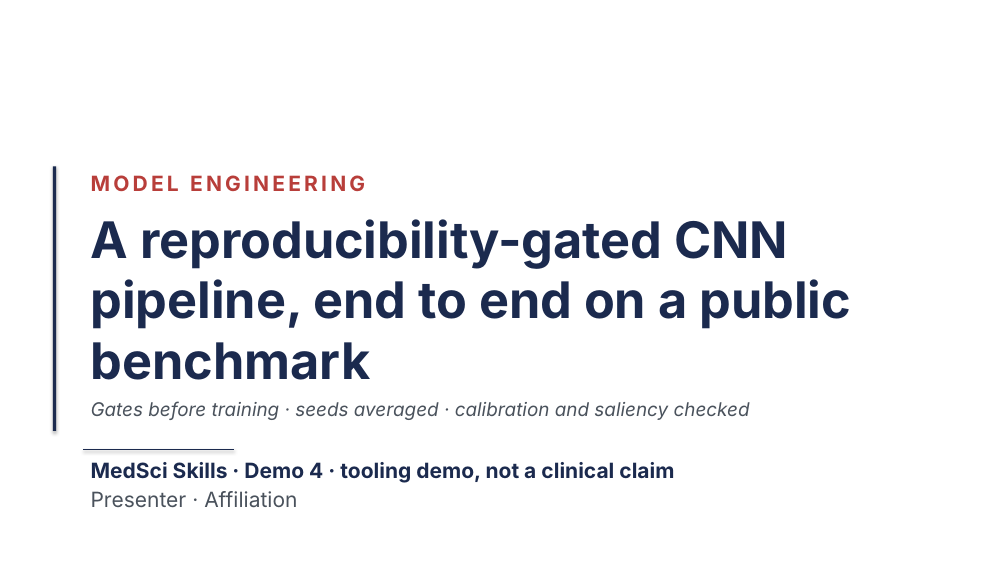
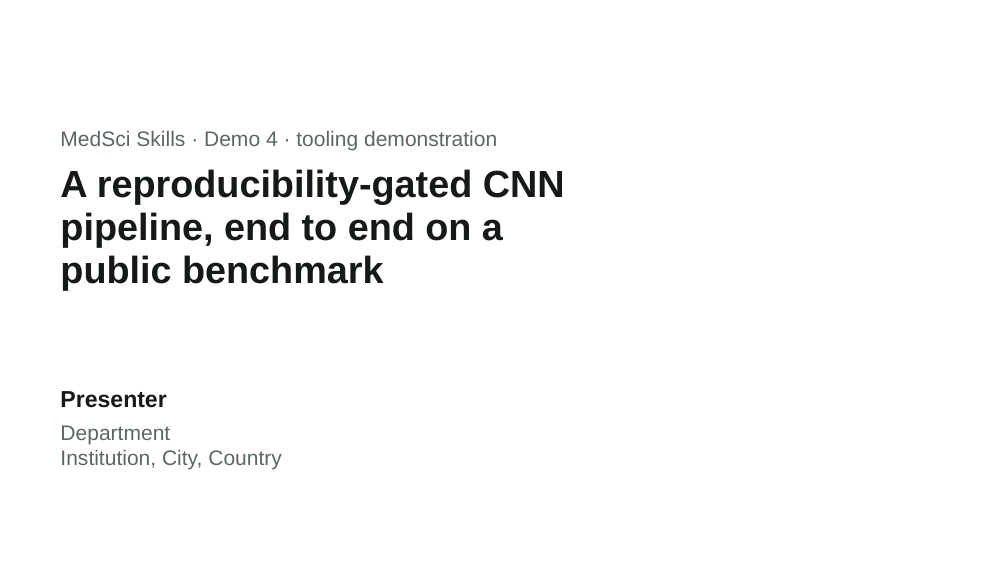
Before and after one commit to Aperivue/medsci-skills, a slide deck: slide 1 of demo/04_pneumoniamnist_cnn/presentation/demo4_pneumoniamnist_cnn.pptx. Drawn at 1008x567 pixels with LibreOffice and Linux fonts; fonts in the diff are those of the drawing. Boxes give left, top, right and bottom in pixels: in the first picture for what was removed or moved away, otherwise in the second. Text is boxed around its words. In the diff, an @@ line names an element or a change of style, - is before the commit and + after.

```diff
--- a/demo/04_pneumoniamnist_cnn/presentation/demo4_pneumoniamnist_cnn.pptx
+++ b/demo/04_pneumoniamnist_cnn/presentation/demo4_pneumoniamnist_cnn.pptx
@@ text added at (60,131,497,151), 20 pt, text #5B6763 @@
+MedSci Skills · Demo 4 · tooling demonstration
@@ rectangle removed at (53,166,56,431) @@
@@ title "A reproducibility-gated CNN pipeline, end ...": place and size @@
-title "A reproducibility-gated CNN pipeline, end ..." at (91,219,851,420)
+title "A reproducibility-gated CNN pipeline, end ..." at (60,169,565,291)
@@ title "A reproducibility-gated CNN pipeline, end ..." at (60,169,565,291): size 48 to 36 pt, font Inter to Arial, text colour #1B2A4E to #15191A; line spacing 1 to 0.95; less space between paragraphs @@
@@ text removed at (91,175,365,191) @@
-MODEL ENGINEERING
@@ subtitle added at (60,391,166,408), 22 pt, text #15191A, bold @@
+Presenter
@@ title at (91,401,750,420): paragraph removed @@
-Gates before training · seeds averaged · calibration and saliency checked
@@ text added at (60,425,282,470), 20 pt, text #5B6763 @@
+Department
+Institution, City, Country
@@ line removed from (83, 450) to (234, 450) @@
@@ text removed at (91,462,674,508) @@
-MedSci Skills · Demo 4 · tooling demo, not a clinical claim
-Presenter · Affiliation
```
Also in this commit, not shown: 1 other slide changed, 7 slides added, 5 slides removed, 20 other files.
